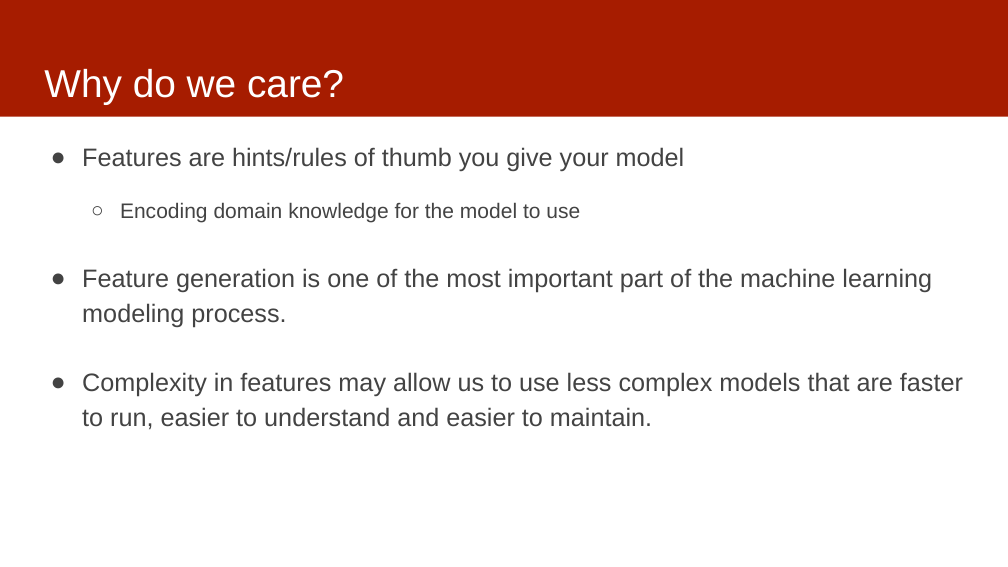
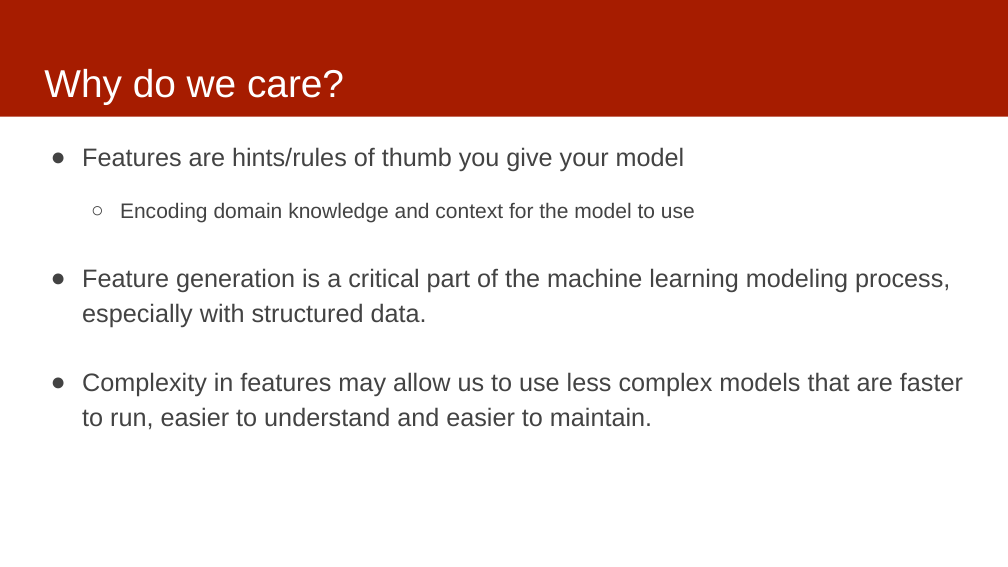
Before and after one commit to dssg/MLinPractice, a slide deck: slide 4 of Lectures/Lecture7-Features.pptx. Drawn at 1008x567 pixels with LibreOffice and Linux fonts; fonts in the diff are those of the drawing. Boxes give left, top, right and bottom in pixels: in the first picture for what was removed or moved away, otherwise in the second. Text is boxed around its words. In the diff, an @@ line names an element or a change of style, - is before the commit and + after.

Commit message:
:updated features

```diff
--- a/Lectures/Lecture7-Features.pptx
+++ b/Lectures/Lecture7-Features.pptx
@@ text at (x1=82, y1=202, x2=950, y2=327): text changed @@
-  ○ Encoding domain knowledge for the model to use
-● Feature generation is one of the most important part of the machine learning modeling process.
+  ○ Encoding domain knowledge and context for the model to use
+● Feature generation is a critical part of the machine learning modeling process, especially with structured data.
```
Also in this commit, not shown: 2 other slides changed, 1 slide added.
